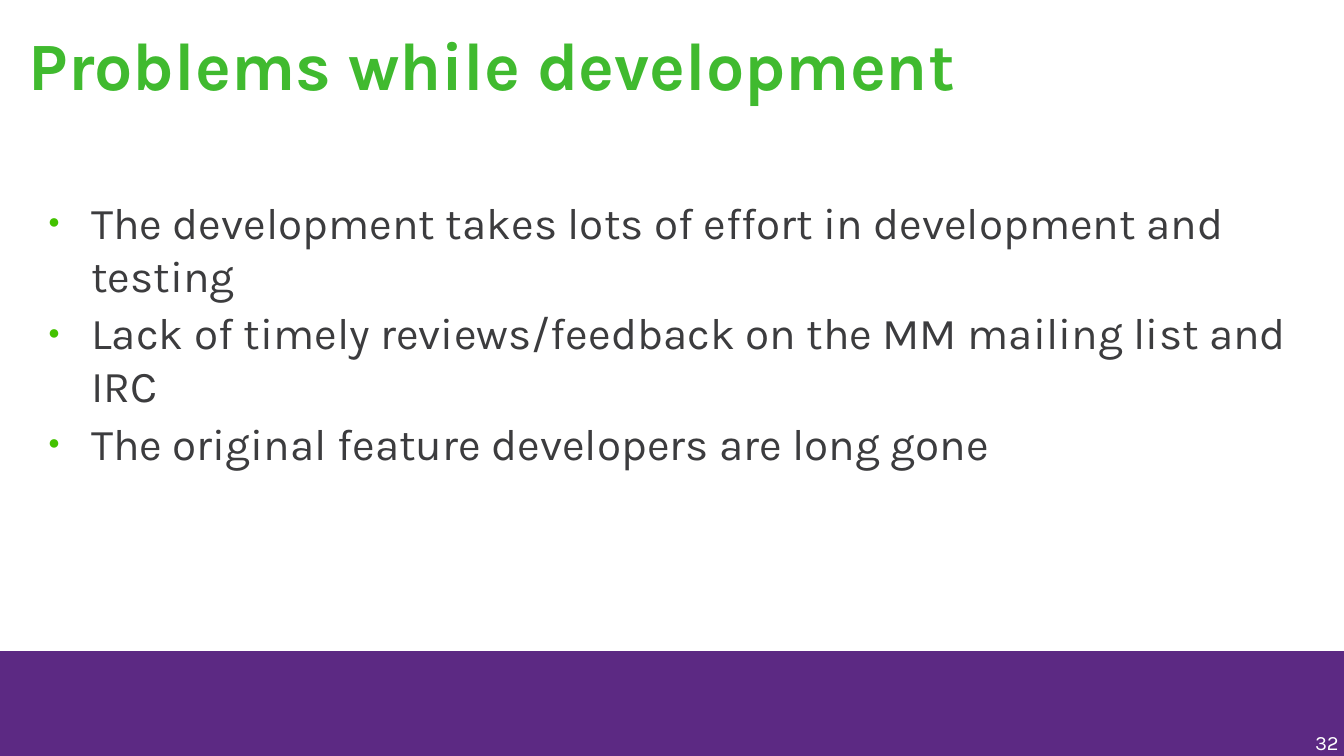
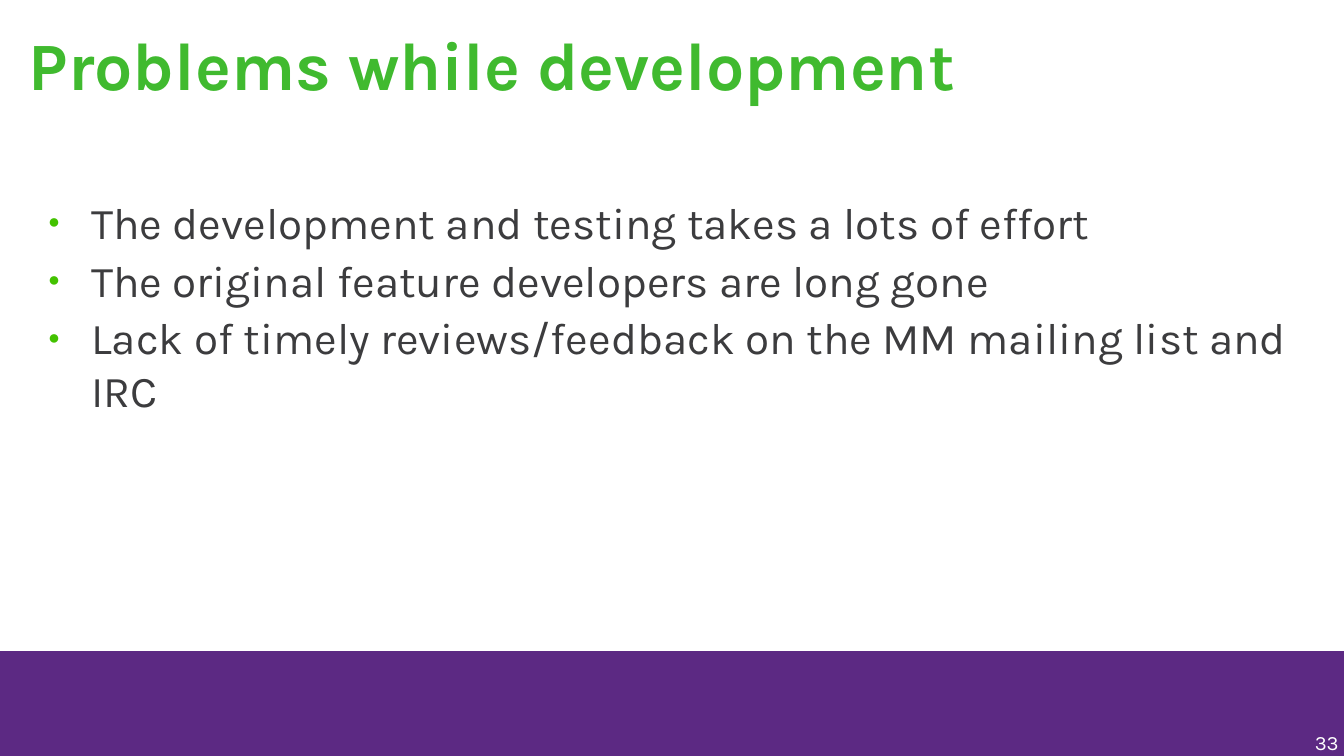
Before and after one commit to musamaanjum/presentations, a slide deck: slide 33 of Adding-Functionality-to-make-Windows-games-run-faster-on-Linux-v1.odp (slide 32 before the commit). Drawn at 1344x756 pixels with LibreOffice and Linux fonts; fonts in the diff are those of the drawing; background and template pictures are left out. Boxes give left, top, right and bottom in pixels: in the first picture for what was removed or moved away, otherwise in the second. Text is boxed around its words. In the diff, an @@ line names an element or a change of style, - is before the commit and + after.

```diff
--- a/Adding-Functionality-to-make-Windows-games-run-faster-on-Linux-v1.odp
+++ b/Adding-Functionality-to-make-Windows-games-run-faster-on-Linux-v1.odp
@@ text at box(91, 208, 1089, 308): text changed @@
-● The development takes lots of effort in development and testing
+● The development and testing takes a lots of effort
+● The original feature developers are long gone
@@ text at box(91, 429, 989, 471): paragraph removed @@
-● The original feature developers are long gone
@@ page number at box(1315, 737, 1339, 751): text changed @@
-32
+33
```
Also in this commit, not shown: 20 other slides changed, 1 slide added.
